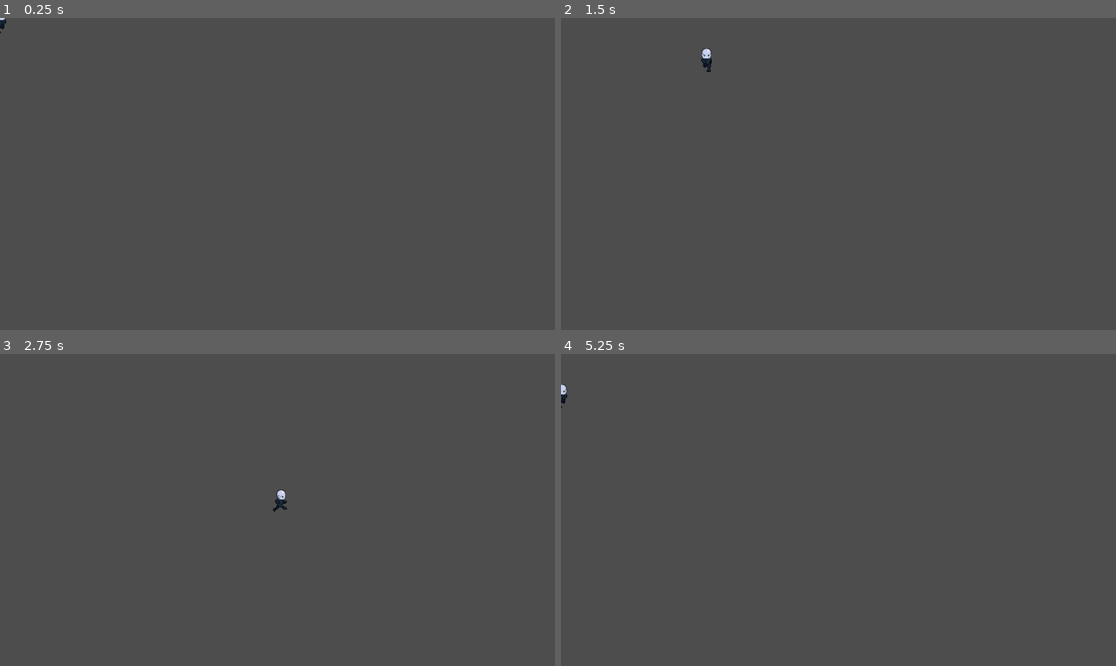
Above: before the commit, frames 1-4 (two rows, left to right).
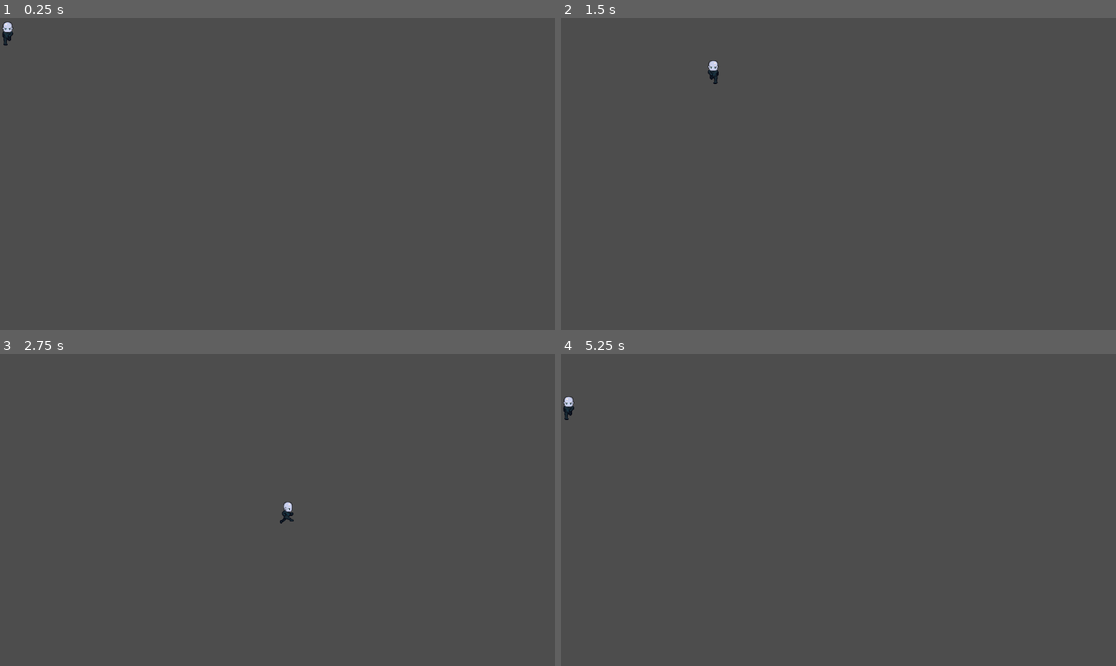
Above: after the commit, the same moments.

Repository: lucas-tremaroli/nordic-gamejam
Game: Godot game, scene res://player.tscn
Same seed, same stepped clock (60 frames per second), same inputs: the game is played once before the commit and once after it.
Inputs:
- Up to frame 1 (0.25 s): no input
- Up to frame 2 (1.5 s): tap Enter (ui_accept) at 0.5, 0.77 s; hold Right (move_right) 0.53-1.28 s; hold Down (move_down) from 1.28 s (still down)
- Up to frame 3 (2.75 s): tap Enter (ui_accept) at 1.52 s; release Down (move_down) at 2.03 s; hold Right (move_right) from 2.03 s (still down)
- Up to frame 4 (5.25 s): release Right (move_right) at 2.78 s; hold Up (move_up) 2.78-3.53 s; tap Enter (ui_accept) at 3.02, 3.77, 4.52 s; hold Left (move_left) 3.53-5.03 s; hold Down (move_down) from 5.03 s (still down)

The runs differ from the first frame. In frame 1, 0.1% of the frame differs, in the area x 0-3%, y 0-9%; in frame 2, 0.2%; in frame 3, 0.2%, in the area x 49-53%, y 43-55%; in frame 4, 0.2%.

Commit message:
feat: add signal

Diff:
--- a/player.gd
+++ b/player.gd
@@ -1,7 +1,9 @@
 extends Area2D
+signal hit
 
 @export var speed = 400 # How fast the player will move (pixels/sec).
 var screen_size # Size of the game window.
+var player_size
 
 func query_model():
 	var response = []
@@ -10,6 +12,7 @@
 
 func _ready():
 	screen_size = get_viewport_rect().size
+	player_size = $CollisionShape2D.shape.get_rect().size
 	# hide()
 
 func _process(delta):
@@ -33,7 +36,7 @@
 		$AnimatedSprite2D.stop()
 
 	position += velocity * delta
-	position = position.clamp(Vector2.ZERO, screen_size)
+	position = position.clamp(Vector2.ZERO + player_size / 2, screen_size - player_size / 2)
 
 	if velocity.x != 0:
 		$AnimatedSprite2D.animation = "walk_horizontal"
@@ -44,3 +47,14 @@
 		$AnimatedSprite2D.animation = "walk_down"
 	elif velocity.y < 0:
 		$AnimatedSprite2D.animation = "walk_up"
+
+
+func _on_body_entered(body: Node2D) -> void:
+	hide() # Replace with function body.
+	hit.emit()
+	$CollisionShape2D.set_deferred("disabled", true)
+
+func start(pos):
+	position = pos
+	show()
+	$CollisionShape2D.disabled = false
--- a/player.tscn
+++ b/player.tscn
@@ -205,3 +205,5 @@
 [node name="CollisionShape2D" type="CollisionShape2D" parent="."]
 position = Vector2(-2, 7)
 shape = SubResource("CapsuleShape2D_n7ghd")
+
+[connection signal="body_entered" from="." to="." method="_on_body_entered"]
